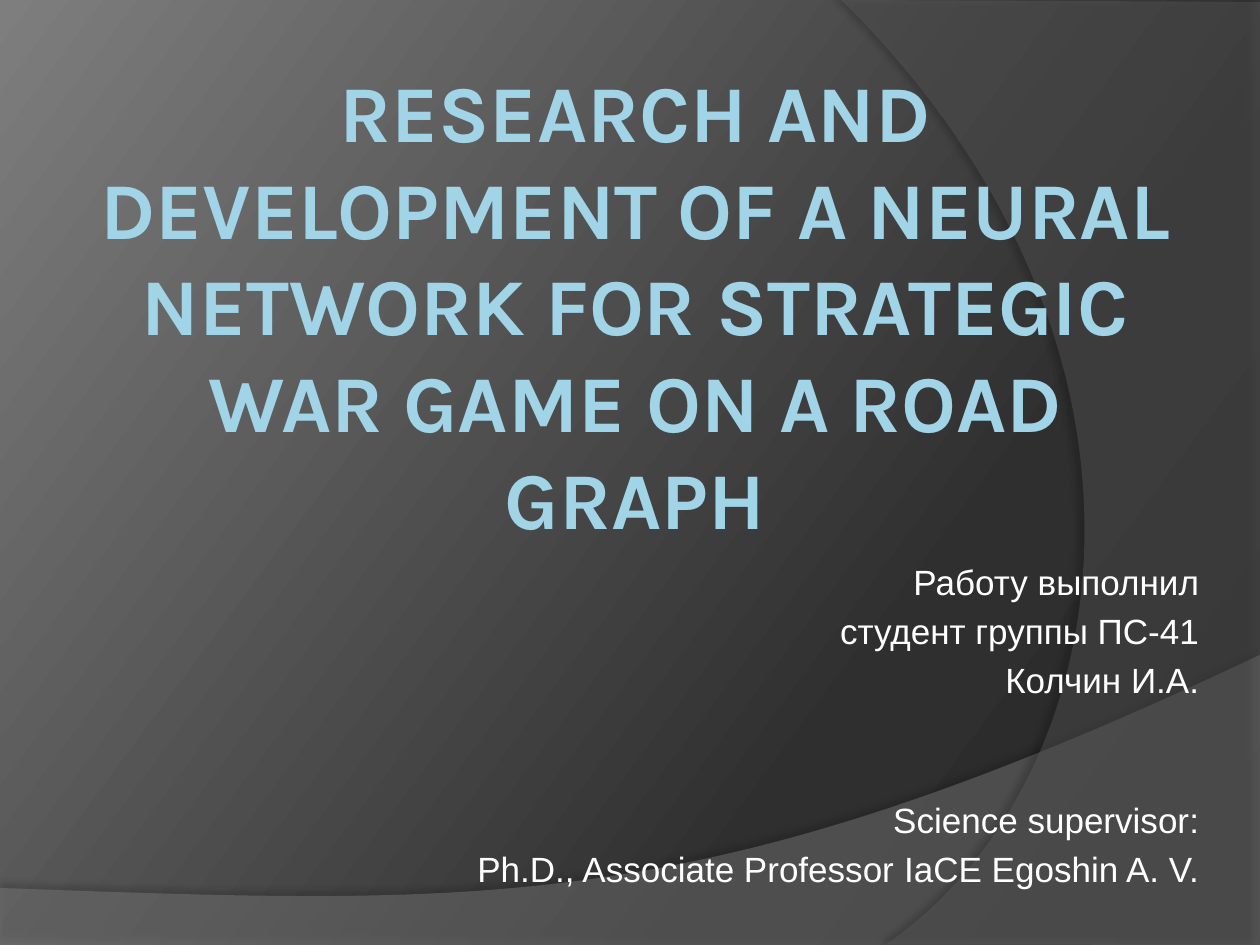
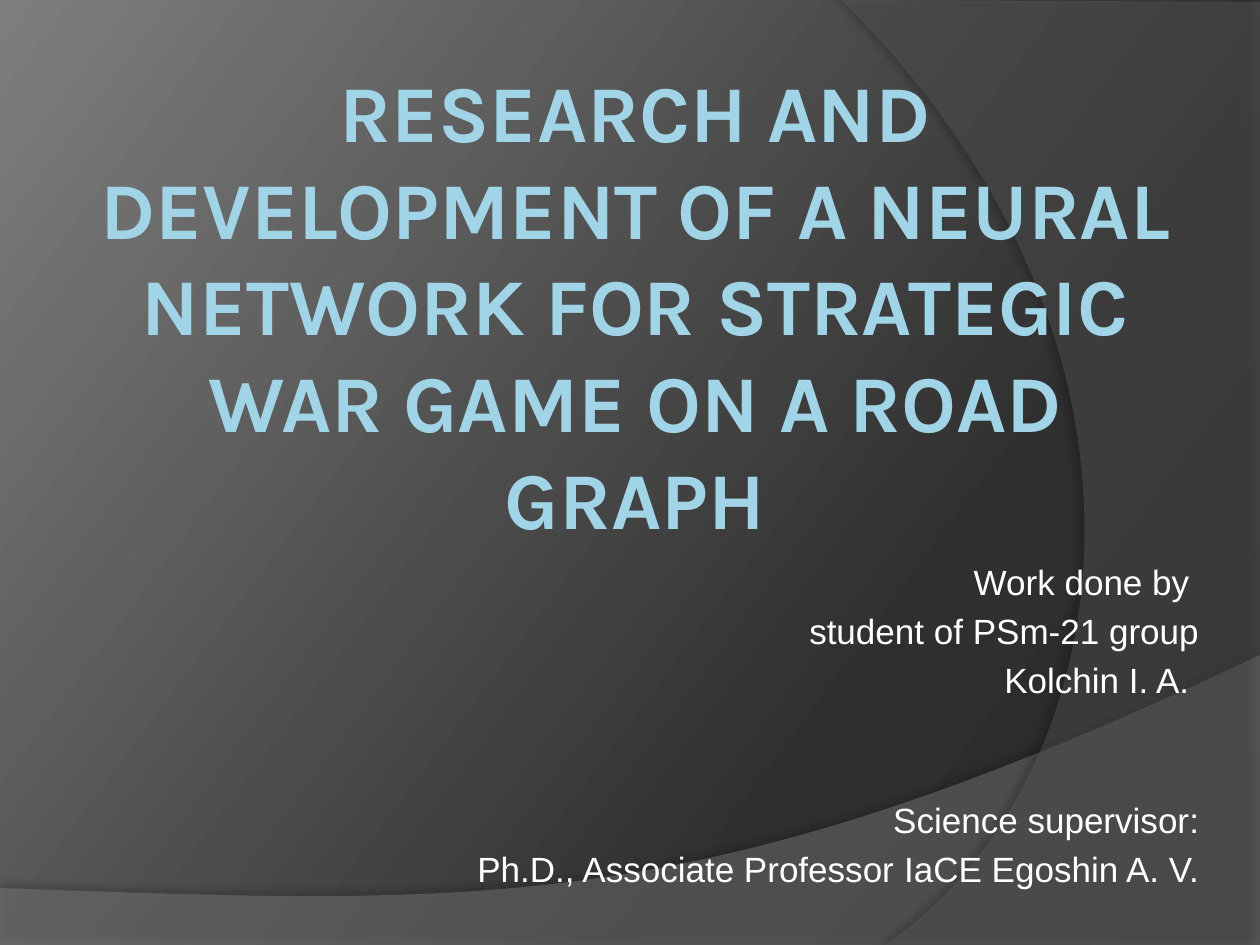
Before and after one commit to 7kia/Sciense-English, a slide deck: slide 1 of Kolchin_GW_en.pptx. Drawn at 1260x945 pixels with LibreOffice and Linux fonts; fonts in the diff are those of the drawing. Boxes give left, top, right and bottom in pixels: in the first picture for what was removed or moved away, otherwise in the second. Text is boxed around its words. In the diff, an @@ line names an element or a change of style, - is before the commit and + after.

```diff
--- a/Kolchin_GW_en.pptx
+++ b/Kolchin_GW_en.pptx
@@ subtitle at <box>809,569,1199,694</box>: text changed @@
-Работу выполнил
-студент группы ПС-41
-Колчин И.А.
+Work done by
+student of PSm-21 group
+Kolchin I. A.
```
Also in this commit, not shown: 1 other file.
